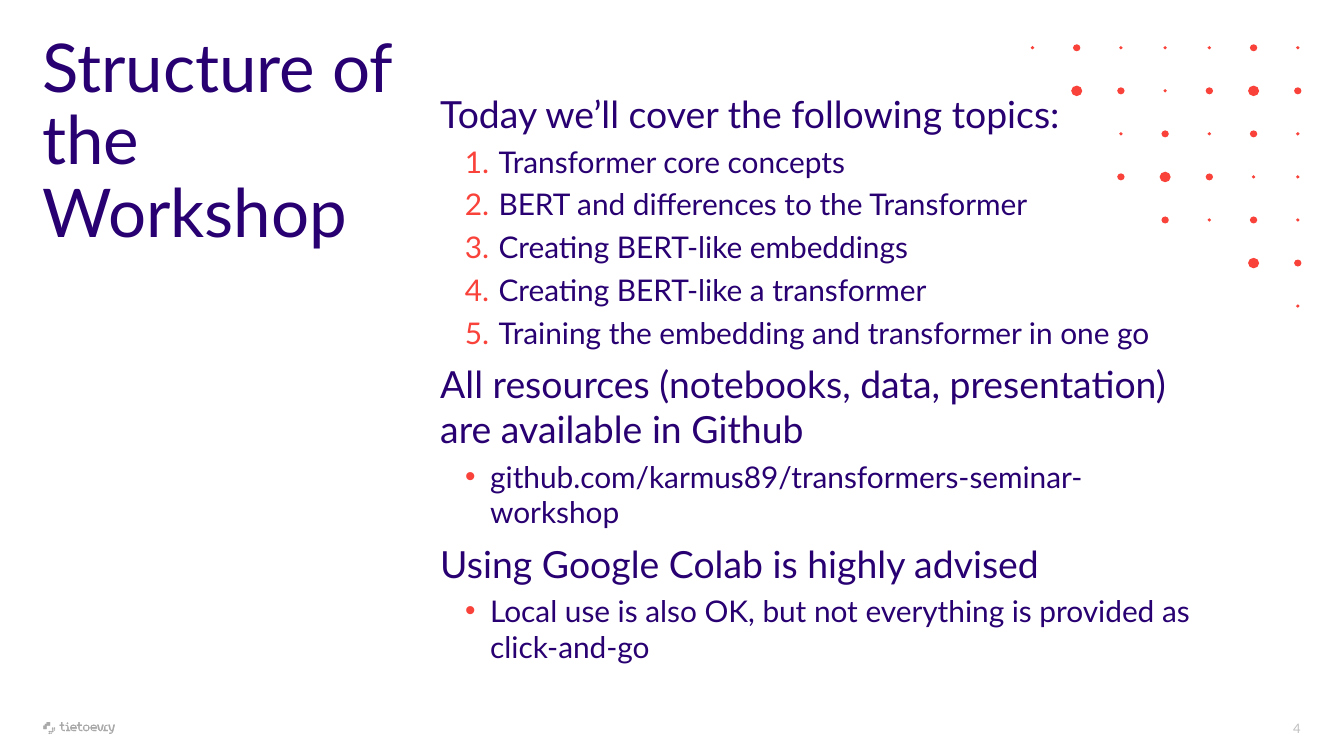
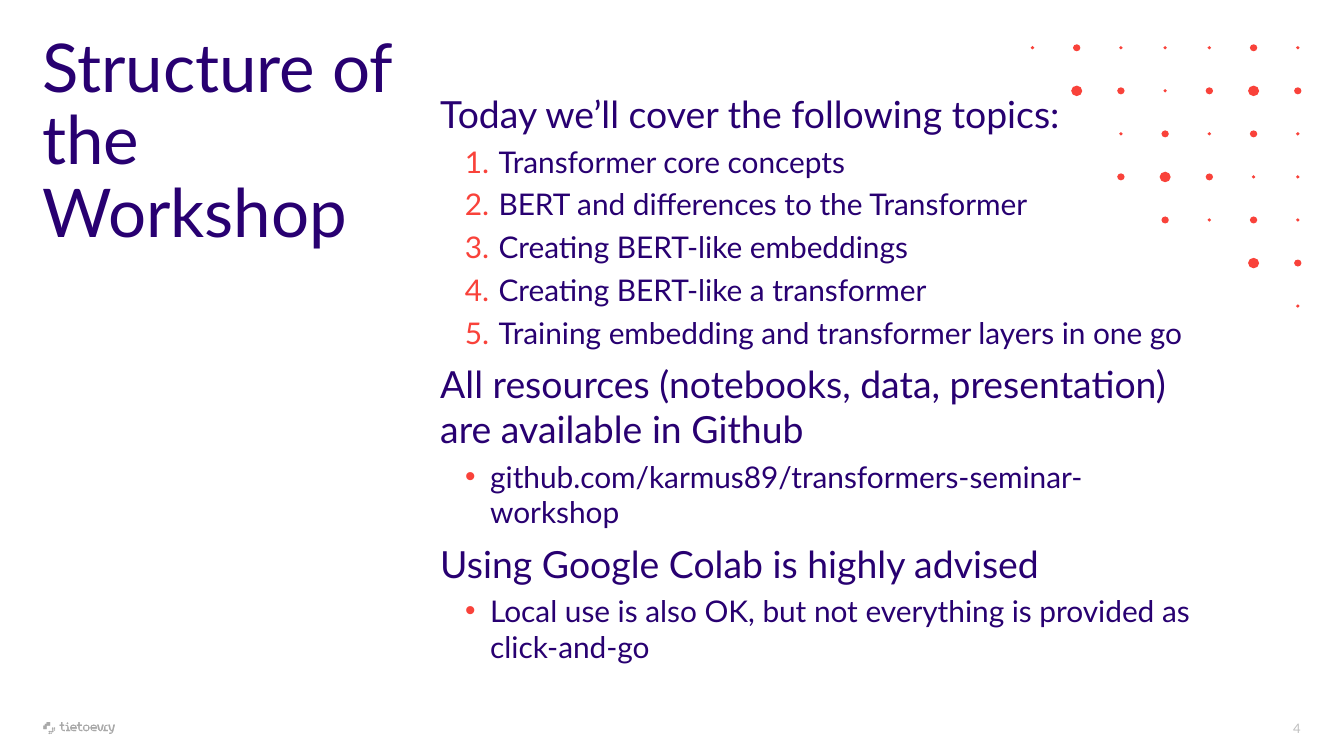
Before and after one commit to ratteripenta/transformers-seminar-workshop, a slide deck: slide 4 of presentations/transformers-seminar-workshop-2.pptx. Drawn at 1344x756 pixels with LibreOffice and Linux fonts; fonts in the diff are those of the drawing. Boxes give left, top, right and bottom in pixels: in the first picture for what was removed or moved away, otherwise in the second. Text is boxed around its words. In the diff, an @@ line names an element or a change of style, - is before the commit and + after.

Commit message:
Update

```diff
--- a/presentations/transformers-seminar-workshop-2.pptx
+++ b/presentations/transformers-seminar-workshop-2.pptx
@@ text at (499, 322, 1182, 350): text changed @@
-  5. Training the embedding and transformer in one go
+  5. Training embedding and transformer layers in one go
```
